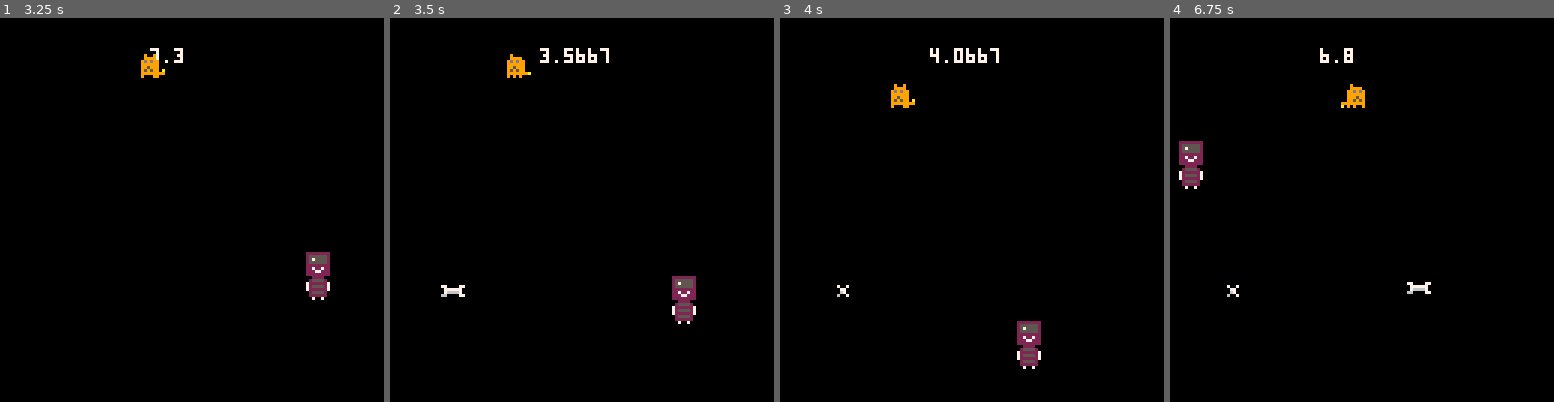
Above: before the commit, frames 1-4 (left to right).
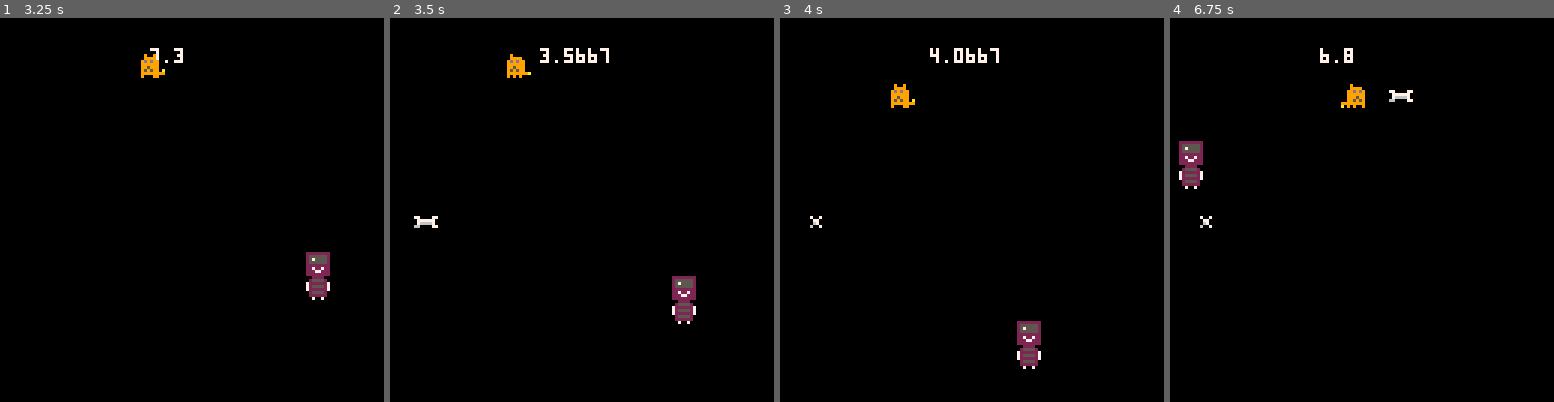
Above: after the commit, the same moments.

Repository: CornflakesOnGit/bonk-thief-horror
Game: PICO-8 cartridge bonk.p8
Two runs of this game, one before a commit and one after it. Both use one fixed random seed, a clock stepped at 60 frames per second and the inputs below.
Inputs:
- Up to frame 1 (3.25 s): hold Right 1.6-2.1 s; hold Up 2.15-2.42 s; hold Right 2.47-3.03 s; hold Left from 3.08 s (still down)
- Up to frame 2 (3.5 s): keep holding Left
- Up to frame 3 (4 s): release Left at 3.58 s; hold Down 3.63-3.97 s
- Up to frame 4 (6.75 s): hold Right 4.02-4.68 s; hold Up 4.73-5.03 s; hold Left 5.08-5.68 s; hold Down 5.73-6.03 s; hold Right 6.08-6.58 s; hold Right from 6.63 s (still down)

Frame 1 is identical in both runs. In frame 2, 0.2% of the frame differs, in the area x 6-20%, y 51-73%; in frame 3, 0.1%; in frame 4, 0.3%, in the area x 7-68%, y 18-73%.

Commit message:
bones can be collected, incredible!
but only 10 spawn and no more

Diff:
--- a/bonk_code.lua
+++ b/bonk_code.lua
@@ -105,8 +105,9 @@
     if #bones < maxBones then
         -- Spawn a new bone at a random location and set it to active = true
         bones[#bones + 1] = {
-            x = rnd(120),
-            y = rnd(120),
+            pos = {x = rnd(120), y = rnd(120)}, -- random spawn position
+            --x = rnd(120),
+            --y = rnd(120),
             width = 8,
             height = 4,
             active = true,
@@ -284,7 +285,7 @@
 -- Draw Bones with animation frames {#fff}
 for i = 1, #bones do
     if bones[i] and bones[i].active then
-        spr(bones[i].sprites[bones[i].currentFrame], bones[i].x, bones[i].y)
+        spr(bones[i].sprites[bones[i].currentFrame], bones[i].pos.x, bones[i].pos.y)
     end
 end
 
